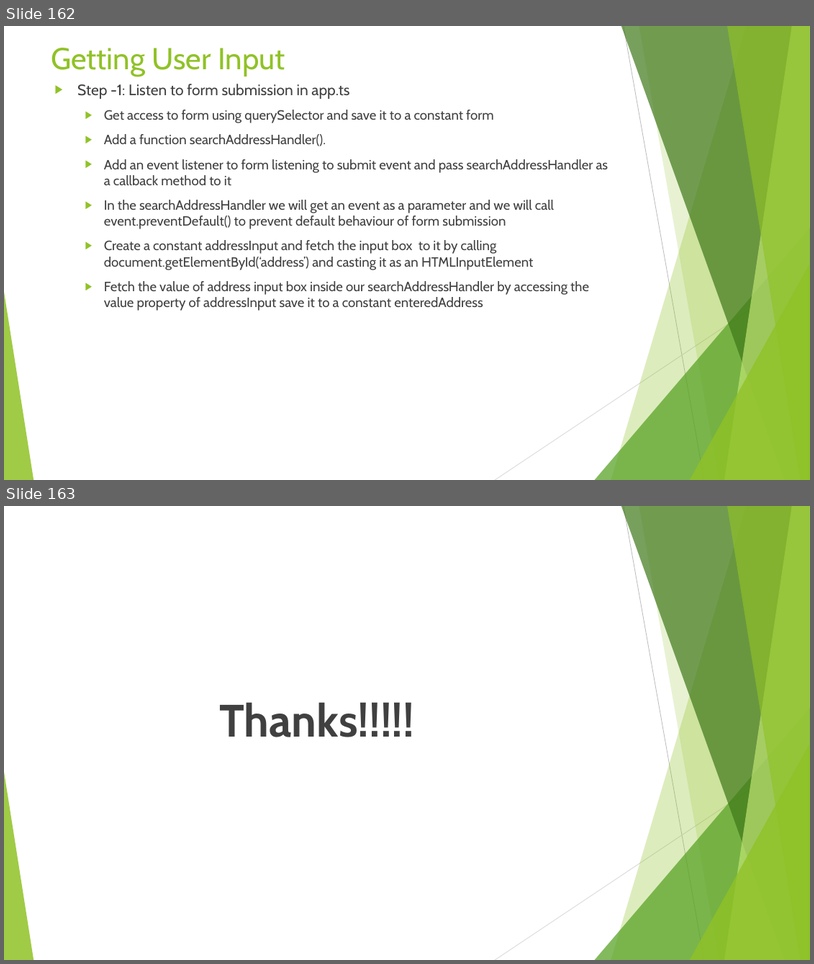
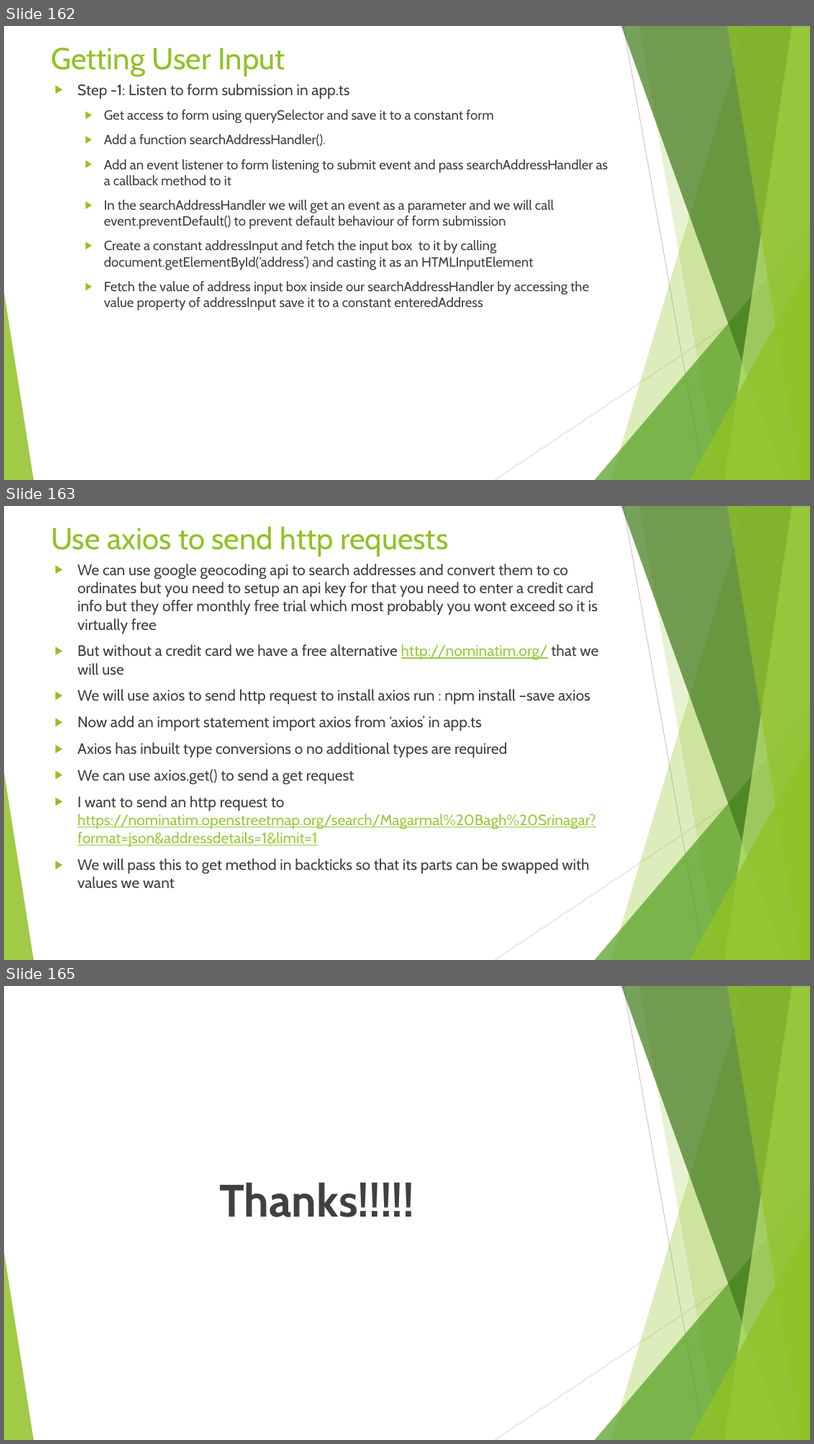
Before and after one commit to rudhrainfogain/TypeScript, a slide deck: PPT/TypeScriptv13.pptx. Shown one above the other, each under a label of ours: slides 162 and 163 before the commit, slides 162, 163 and 165 after it; the slides between them are not shown. The pictures are 814x964 and 814x1444 pixels, drawn with LibreOffice and Linux fonts; fonts in the diff are those of the drawing. Boxes give left, top, right and bottom in pixels: in the first picture for what was removed or moved away, otherwise in the second. Text is boxed around its words. In the diff, an @@ line names an element or a change of style, - is before the commit and + after.

```diff
--- a/PPT/TypeScriptv13.pptx
+++ b/PPT/TypeScriptv13.pptx
@@ slide 163 added at box(4, 506, 810, 960), background #FFFFFF; not listed: 10 template elements that a slide beside it also shows @@
@@ title added at box(51, 526, 448, 556), 36 pt, text #90C226 @@
+Use axios to send http requests
@@ text added at box(77, 564, 599, 888), 18 pt, text #404040 @@
+▶ We can use google geocoding api to search addresses and convert them to co ordinates but you need to setup an api key for that you need to enter a credit card info but they offer monthly free trial which most probably you wont exceed so it is virtually free
+▶ But without a credit card we have a free alternative http://nominatim.org/ that we will use
+▶ We will use axios to send http request to install axios run : npm install –save axios
+▶ Now add an import statement import axios from ‘axios’ in app.ts
+▶ Axios has inbuilt type conversions o no additional types are required
+▶ We can use axios.get() to send a get request
+▶ I want to send an http request to https://nominatim.openstreetmap.org/search/Magarmal%20Bagh%20Srinagar?format=json&addressdetails=1&limit=1
+▶ We will pass this to get method in backticks so that its parts can be swapped with values we want
@@ what was slide 163 is now slide 165 @@
```
Also in this commit, not shown: 1 other slide added, 3 other files.
